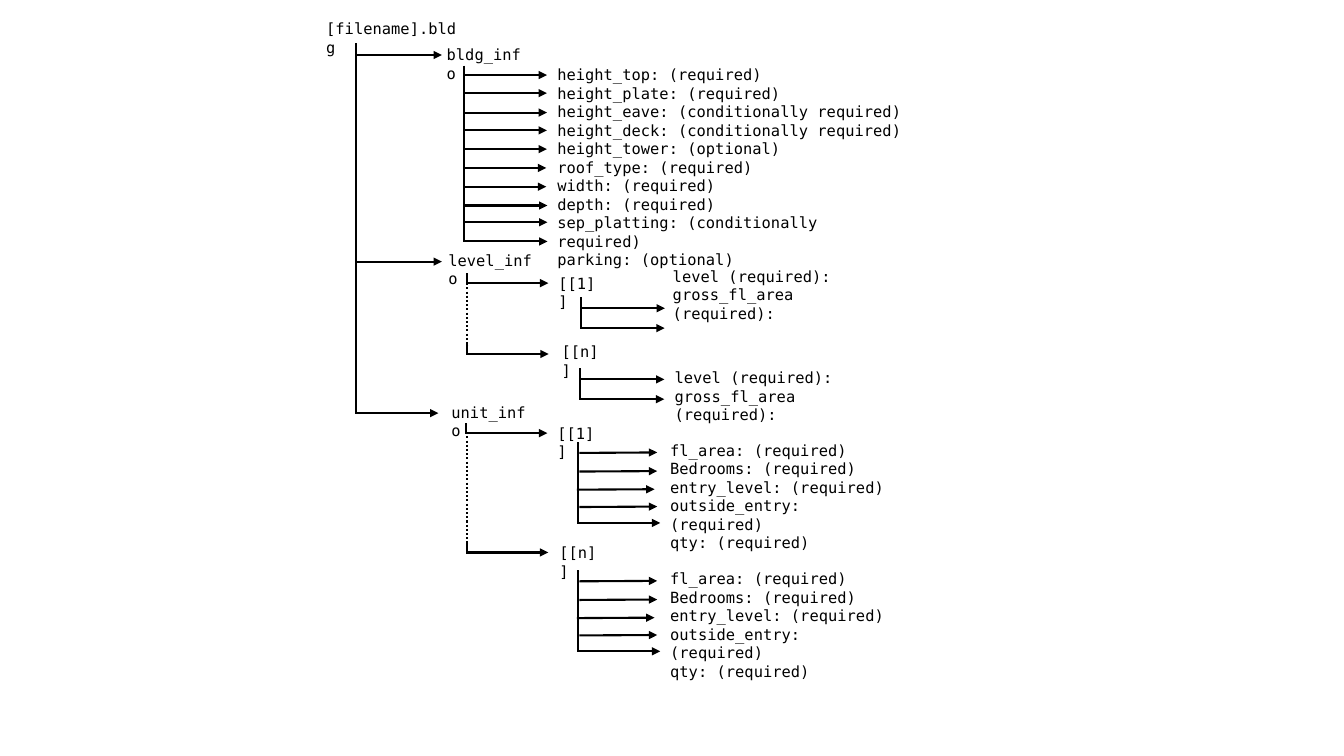
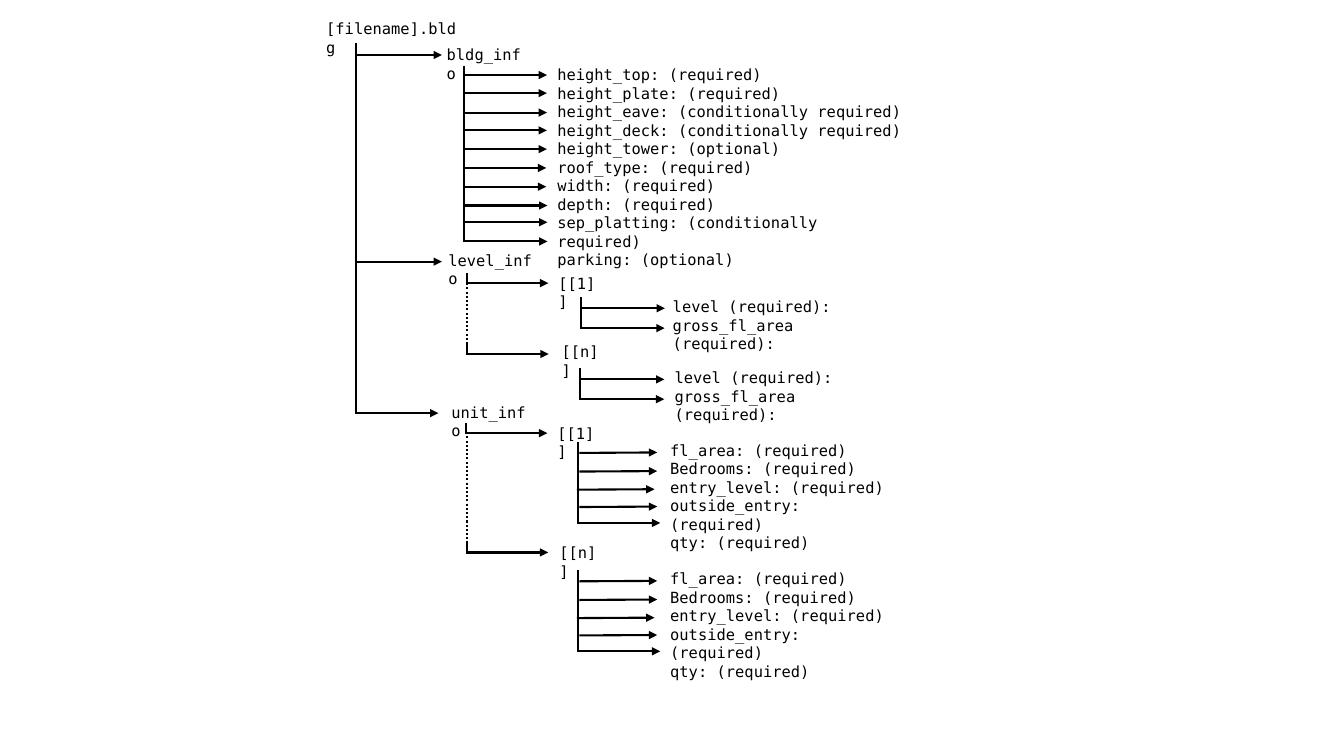
Before and after one commit to vibe-lab-gsd/ozfs-standard, a slide deck: slide 1 of figures/bldg_data_structure.pptx. Drawn at 1344x756 pixels with LibreOffice and Linux fonts; fonts in the diff are those of the drawing. Boxes give left, top, right and bottom in pixels: in the first picture for what was removed or moved away, otherwise in the second. Text is boxed around its words. In the diff, an @@ line names an element or a change of style, - is before the commit and + after.

Commit message:
fixed wording not alligned

```diff
--- a/figures/bldg_data_structure.pptx
+++ b/figures/bldg_data_structure.pptx
@@ text "level (required):" moved from (x1=673, y1=270, x2=830, y2=323) to (x1=673, y1=300, x2=830, y2=353) @@
```
